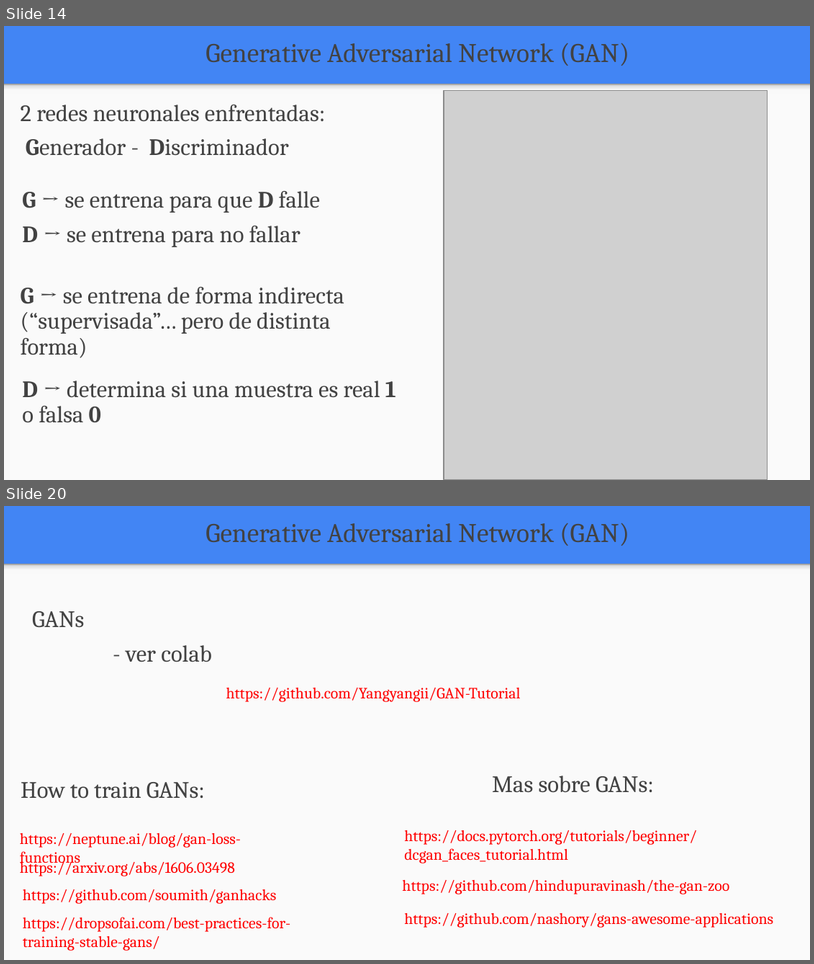
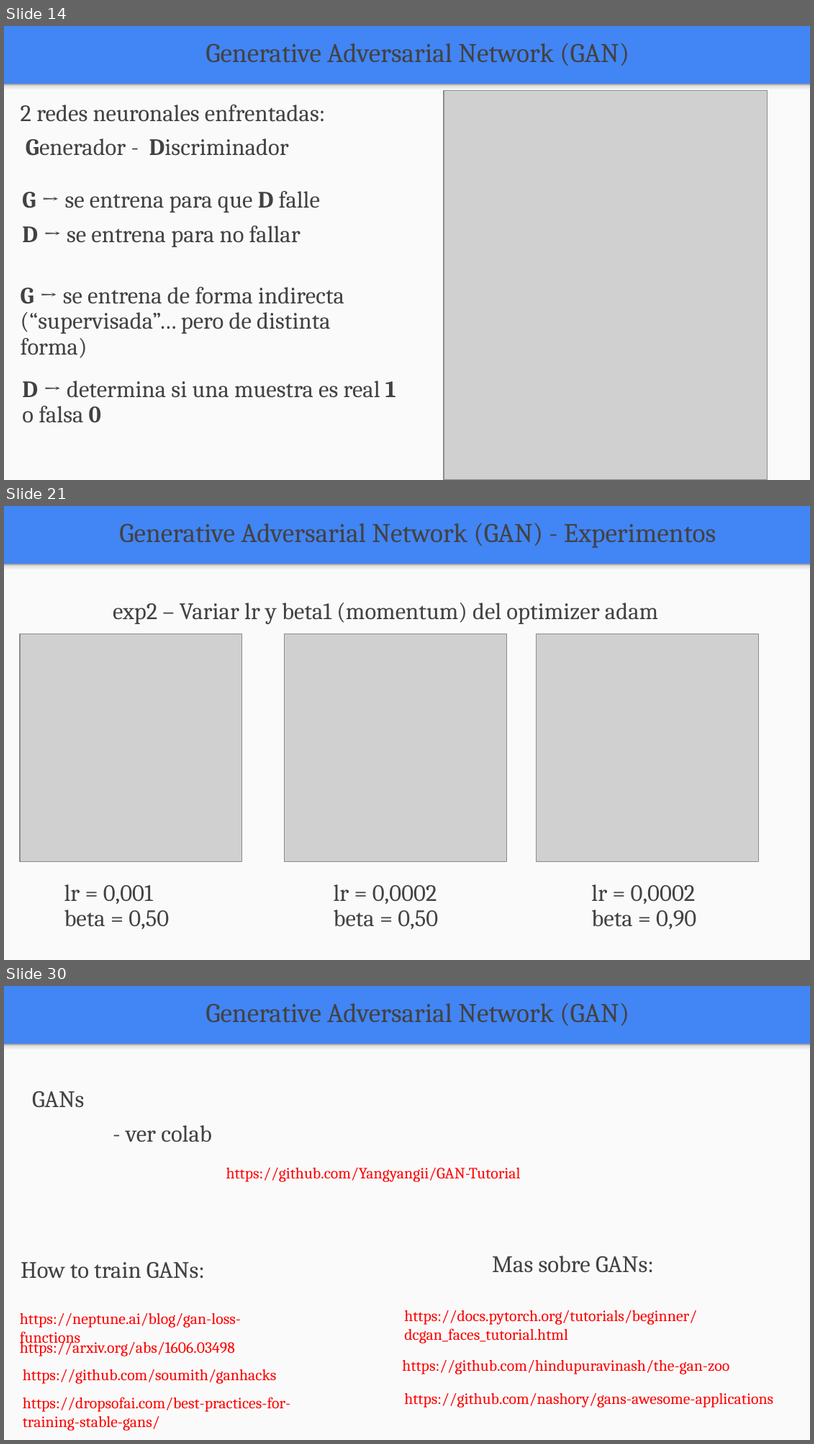
Before and after one commit to FIUBA-Posgrado-Inteligencia-Artificial/aprendizaje_profundo, a slide deck: clase_8/teoria/clase_8.pptx. Shown one above the other, each under a label of ours: slides 14 and 20 before the commit, slides 14, 21 and 30 after it; the slides between them are not shown. The pictures are 814x964 and 814x1444 pixels, drawn with LibreOffice and Linux fonts; fonts in the diff are those of the drawing; grey boxes stand for pictures. Boxes give left, top, right and bottom in pixels: in the first picture for what was removed or moved away, otherwise in the second. Text is boxed around its words. In the diff, an @@ line names an element or a change of style, - is before the commit and + after.

```diff
--- a/clase_8/teoria/clase_8.pptx
+++ b/clase_8/teoria/clase_8.pptx
@@ slide 21 added at bbox=[4, 506, 810, 960], background #4285F4; not listed: 2 template elements that a slide beside it also shows @@
@@ text added at bbox=[119, 523, 716, 548], 24 pt, text #424242 @@
+Generative Adversarial Network (GAN) - Experimentos
@@ text added at bbox=[113, 602, 658, 624], 21 pt, text #424242 @@
+exp2 – Variar lr y beta1 (momentum) del optimizer adam
@@ picture added at bbox=[20, 634, 243, 862] @@
@@ picture added at bbox=[285, 634, 507, 862] @@
@@ picture added at bbox=[536, 634, 759, 862] @@
@@ text added at bbox=[64, 884, 169, 929], 21 pt, text #424242 @@
+lr = 0,001
+beta = 0,50
@@ text added at bbox=[334, 884, 438, 929], 21 pt, text #424242 @@
+lr = 0,0002
+beta = 0,50
@@ text added at bbox=[592, 884, 697, 929], 21 pt, text #424242 @@
+lr = 0,0002
+beta = 0,90
@@ what was slide 20 is now slide 30 @@
```
Also in this commit, not shown: 8 slides changed, 9 other slides added, 3 other files.
